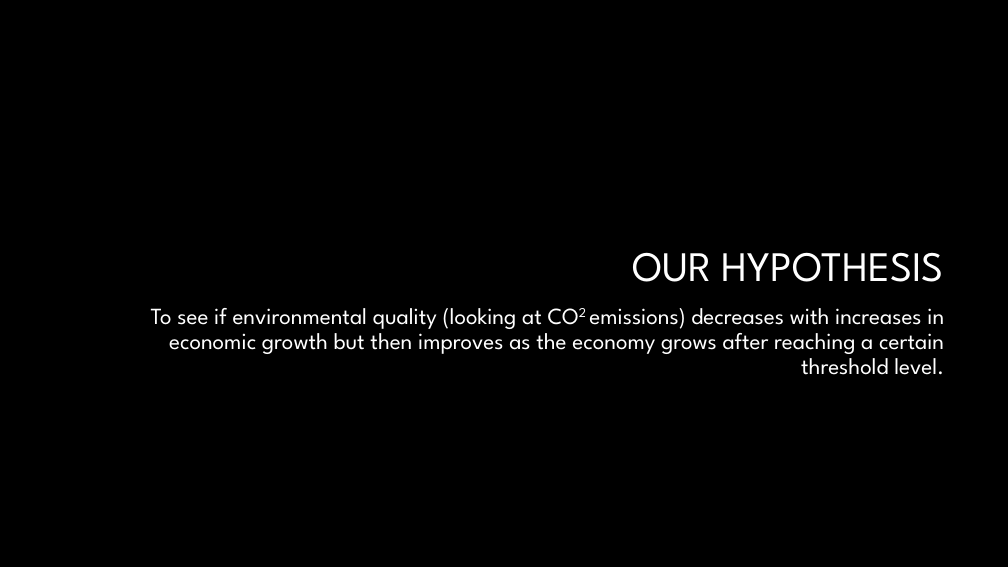
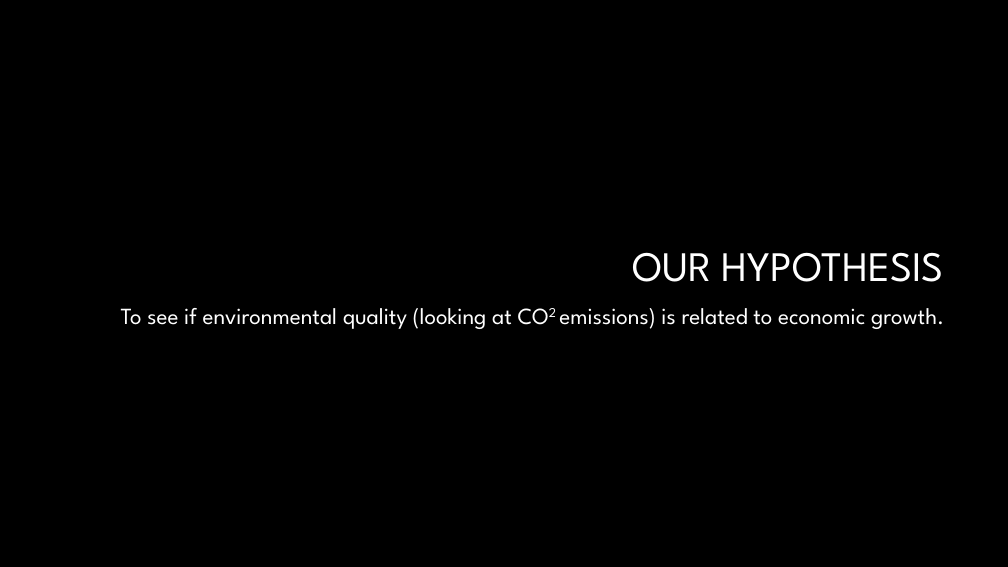
Before and after one commit to robertcox324/5horsemenoftheapocalypse, a slide deck: slide 2 of 5HorsemenProject1.pptx. Drawn at 1008x567 pixels with LibreOffice and Linux fonts; fonts in the diff are those of the drawing; background and template pictures are left out. Boxes give left, top, right and bottom in pixels: in the first picture for what was removed or moved away, otherwise in the second. Text is boxed around its words. In the diff, an @@ line names an element or a change of style, - is before the commit and + after.

```diff
--- a/5HorsemenProject1.pptx
+++ b/5HorsemenProject1.pptx
@@ text at bbox=[121, 308, 944, 329]: text changed @@
-To see if environmental quality (looking at CO2 emissions) decreases with increases in economic growth but then improves as the economy grows after reaching a certain threshold level.
+To see if environmental quality (looking at CO2 emissions) is related to economic growth.
```
